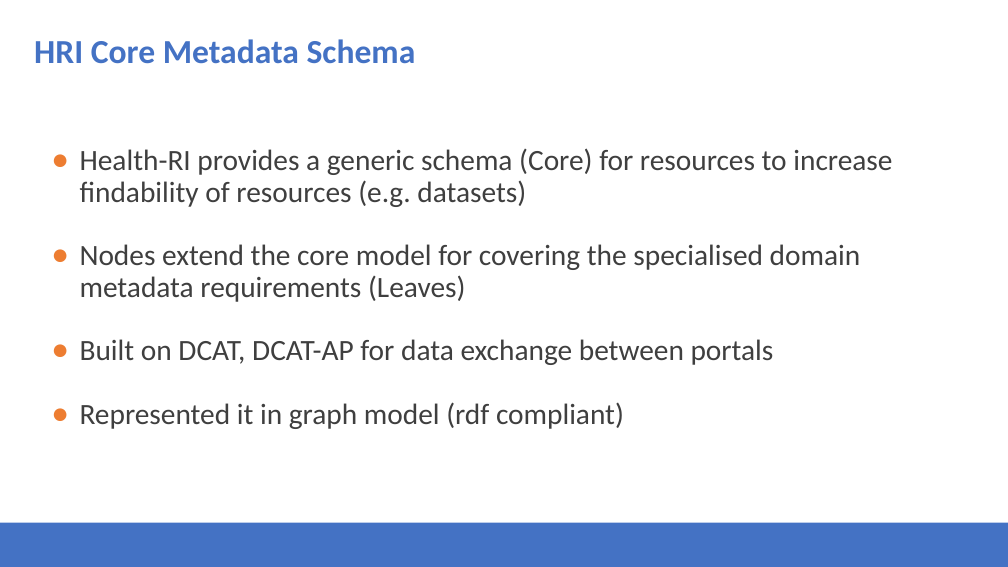
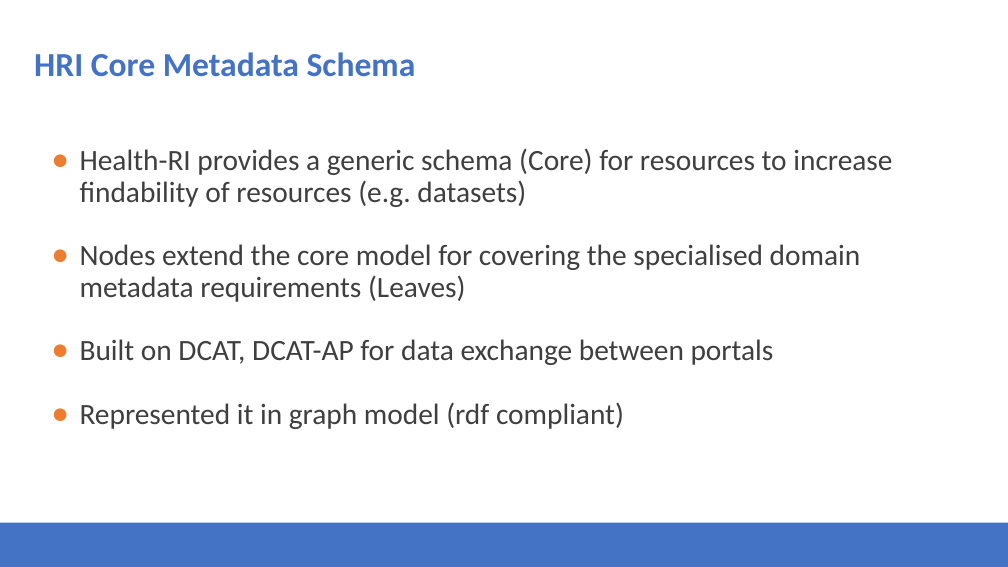
Before and after one commit to Health-RI/health-ri-metadata, a slide deck: slide 4 of Presentations/31082023HRI_Metadata_Schema_ImagingGroup_KickOff.pptx. Drawn at 1008x567 pixels with LibreOffice and Linux fonts; fonts in the diff are those of the drawing; background and template pictures are left out. Boxes give left, top, right and bottom in pixels: in the first picture for what was removed or moved away, otherwise in the second. Text is boxed around its words. In the diff, an @@ line names an element or a change of style, - is before the commit and + after.

```diff
--- a/Presentations/31082023HRI_Metadata_Schema_ImagingGroup_KickOff.pptx
+++ b/Presentations/31082023HRI_Metadata_Schema_ImagingGroup_KickOff.pptx
@@ title "HRI Core Metadata Schema": place and size @@
-title "HRI Core Metadata Schema" at (34, 39, 416, 64)
+title "HRI Core Metadata Schema" at (34, 52, 416, 77)
```
Also in this commit, not shown: 7 other slides changed, 1 slide removed.
